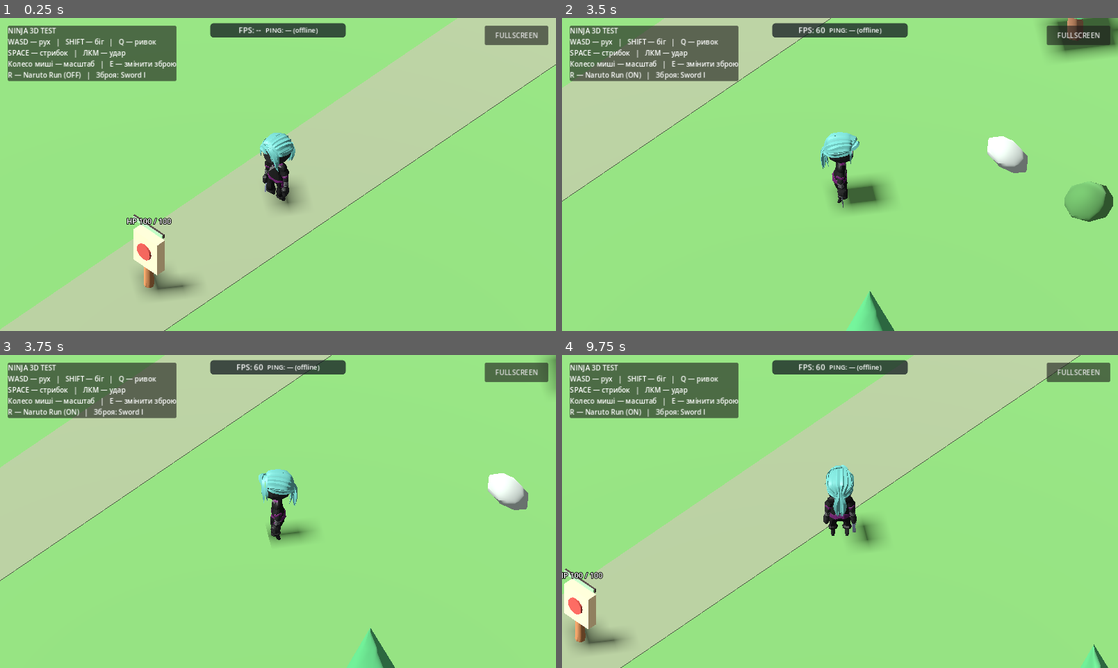
Above: before the commit, frames 1-4 (two rows, left to right).
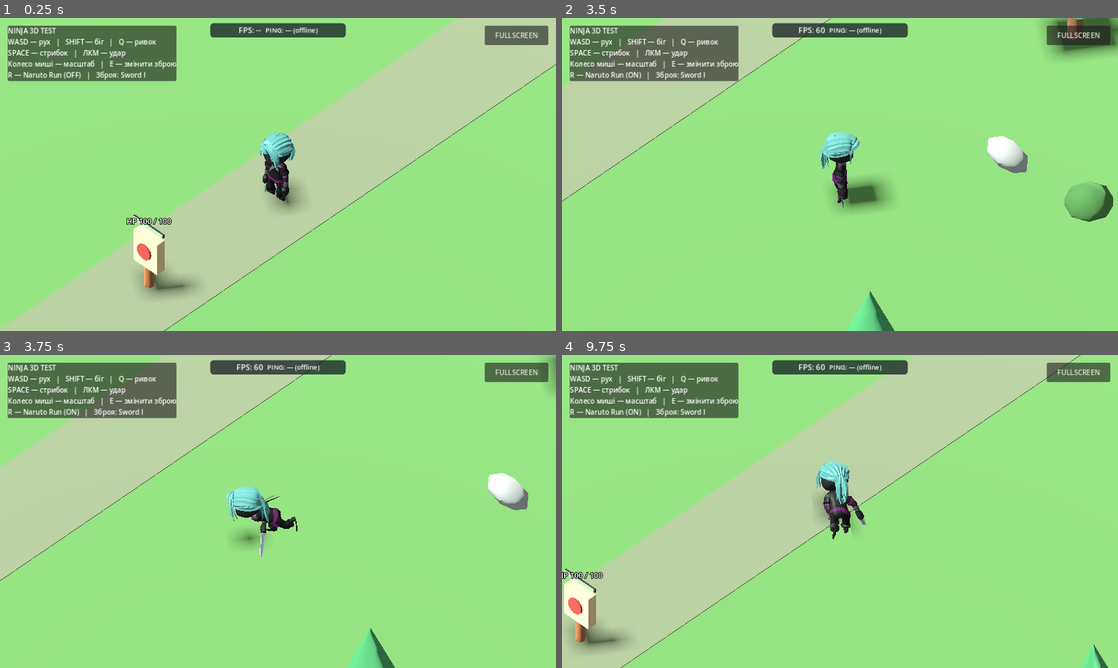
Above: after the commit, the same moments.

Repository: levian47/riskfate-3d-pro
Game: Godot game, scene res://main.tscn
The game is run twice, just before and just after one commit, with the same random seed, the same clock (stepped at 60 frames per second) and the same inputs.
Inputs (mouse positions are in pixels of both pictures, inside the frame that each line leads up to):
- Up to frame 1 (0.25 s): no input
- Up to frame 2 (3.5 s): tap Enter at 0.5 s; move the mouse to (962, 158) at 0.52 s; hold D 0.53-1.25 s; hold Shift 0.53-1.25 s; click (962, 158) at 0.67 s; tap Space at 0.77 s; drag from (728, 190) to (812, 237) at 1.27 s; move the mouse to (895, 105) at 2.02 s; hold D 2.03-2.75 s; tap R at 2.1 s; drag from (812, 237) to (673, 127) at 2.77 s
- Up to frame 3 (3.75 s): move the mouse to (444, 558) at 3.52 s; hold A from 3.53 s (still down); hold Shift from 3.53 s (still down)
- Up to frame 4 (9.75 s): tap Space at 3.77, 6.77 s; release A at 4.25 s; release Shift at 4.25 s; drag from (673, 464) to (756, 433) at 4.27 s; move the mouse to (867, 511) at 5.02 s; hold S 5.03-5.75 s; tap R at 5.1, 8.1 s; click (867, 511) at 5.17 s; drag from (756, 433) to (728, 527) at 5.77 s; move the mouse to (962, 495) at 6.52 s; hold W 6.53-7.25 s; hold Shift 6.53-7.25 s; drag from (728, 527) to (812, 574) at 7.27 s; move the mouse to (895, 442) at 8.02 s; hold S 8.03-8.75 s; drag from (812, 574) to (673, 464) at 8.77 s; move the mouse to (1006, 558) at 9.52 s; hold W from 9.53 s (still down); hold Shift from 9.53 s (still down); click (1006, 558) at 9.67 s

Frames 1-2 are identical in both runs. In frame 3, 2.1% of the frame differs, in the area x 40-57%, y 36-65%; in frame 4, 1.5%.

Commit message:
Fix disconnected Naruto base Run branch rejected by Godot blend tree

Diff:
--- a/characters/player/animation_builder.gd
+++ b/characters/player/animation_builder.gd
@@ -98,11 +98,20 @@
 			"Shoulder.L", "UpperArm.L", "LowerArm.L", "Fist.L",
 			"Shoulder.R", "UpperArm.R", "LowerArm.R", "Fist.R"]:
 		naruto_blend.set_filter_path(NodePath("CharacterArmature/Skeleton3D:" + bone), true)
+	# AnimationNodeBlendTree does not allow the same output to feed two
+	# consumers. Give Naruto its own Run playback; reusing RunSpeed here
+	# silently rejects the connection and leaves the character sliding.
+	var naruto_base_run := AnimationNodeAnimation.new()
+	naruto_base_run.animation = find_clip(animator, "Run")
+	var naruto_base_speed := AnimationNodeTimeScale.new()
+	root.add_node("NarutoBaseRun", naruto_base_run)
+	root.add_node("NarutoBaseRunSpeed", naruto_base_speed)
 	root.add_node("NarutoUpper", naruto_upper)
 	root.add_node("NarutoUpperSpeed", naruto_upper_speed)
 	root.add_node("NarutoUpperBlend", naruto_blend)
+	root.connect_node("NarutoBaseRunSpeed", 0, "NarutoBaseRun")
 	root.connect_node("NarutoUpperSpeed", 0, "NarutoUpper")
-	root.connect_node("NarutoUpperBlend", 0, "RunSpeed")
+	root.connect_node("NarutoUpperBlend", 0, "NarutoBaseRunSpeed")
 	root.connect_node("NarutoUpperBlend", 1, "NarutoUpperSpeed")
 	locomotion.set_input_name(4, "Naruto")
 	root.connect_node("Locomotion", 4, "NarutoUpperBlend")
--- a/main.gd
+++ b/main.gd
@@ -74,6 +74,7 @@
 			animation_tree.set("parameters/WalkSpeed/scale", clampf(actual_speed / WALK_SPEED, 0.85, 1.25))
 			var run_scale := clampf(actual_speed / RUN_SPEED, 0.85, 1.25)
 			animation_tree.set("parameters/RunSpeed/scale", run_scale)
+			animation_tree.set("parameters/NarutoBaseRunSpeed/scale", run_scale)
 			animation_tree.set("parameters/NarutoUpperSpeed/scale", run_scale * naruto_source_speed_ratio)
 
 
--- a/tests/gameplay_smoke.gd
+++ b/tests/gameplay_smoke.gd
@@ -76,6 +76,10 @@
 		return
 	var naruto_layer := blend.get_node("NarutoUpperBlend") as AnimationNodeBlend2
 	if not _require(naruto_layer != null and naruto_layer.filter_enabled and is_equal_approx(float(tree.get("parameters/NarutoUpperBlend/blend_amount")), 1.0), "Naruto upper-body layer must be filtered and enabled"):
+		return
+	# The Ninja Run input must have a separate branch: Godot rejects connecting
+	# the same RunSpeed output to both Locomotion and NarutoUpperBlend.
+	if not _require(blend.has_node("NarutoBaseRun") and blend.has_node("NarutoBaseRunSpeed") and blend.is_node_connected("NarutoUpperBlend", 0) and blend.is_node_connected("NarutoUpperBlend", 1), "Naruto layer needs both a connected Run base and connected upper-body overlay"):
 		return
 	var source_run := ANIMATION_BUILDER.find_clip(game.get("animator") as AnimationPlayer, "Run")
 	var run_asset := (game.get("animator") as AnimationPlayer).get_animation(source_run)
